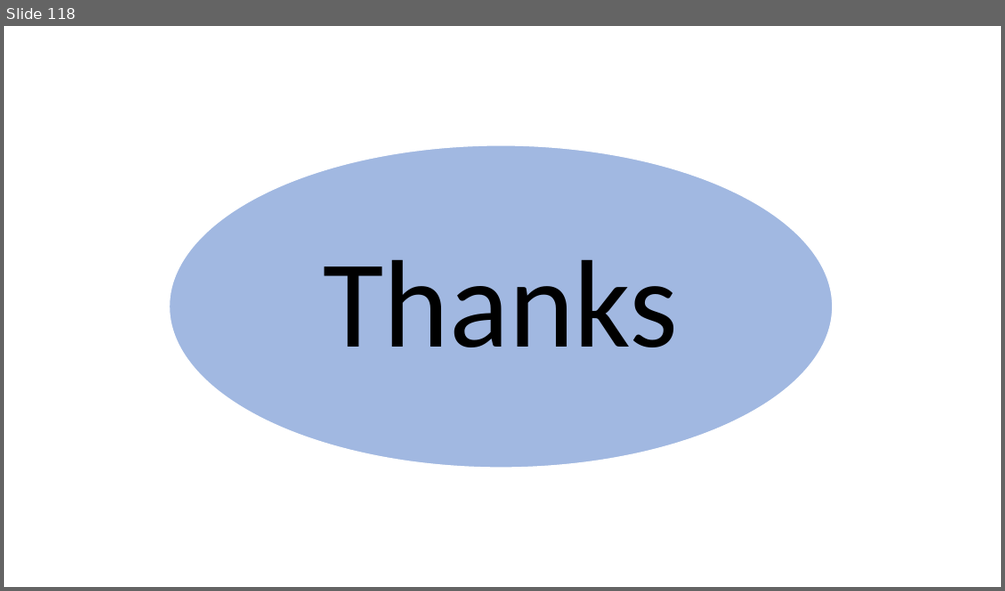
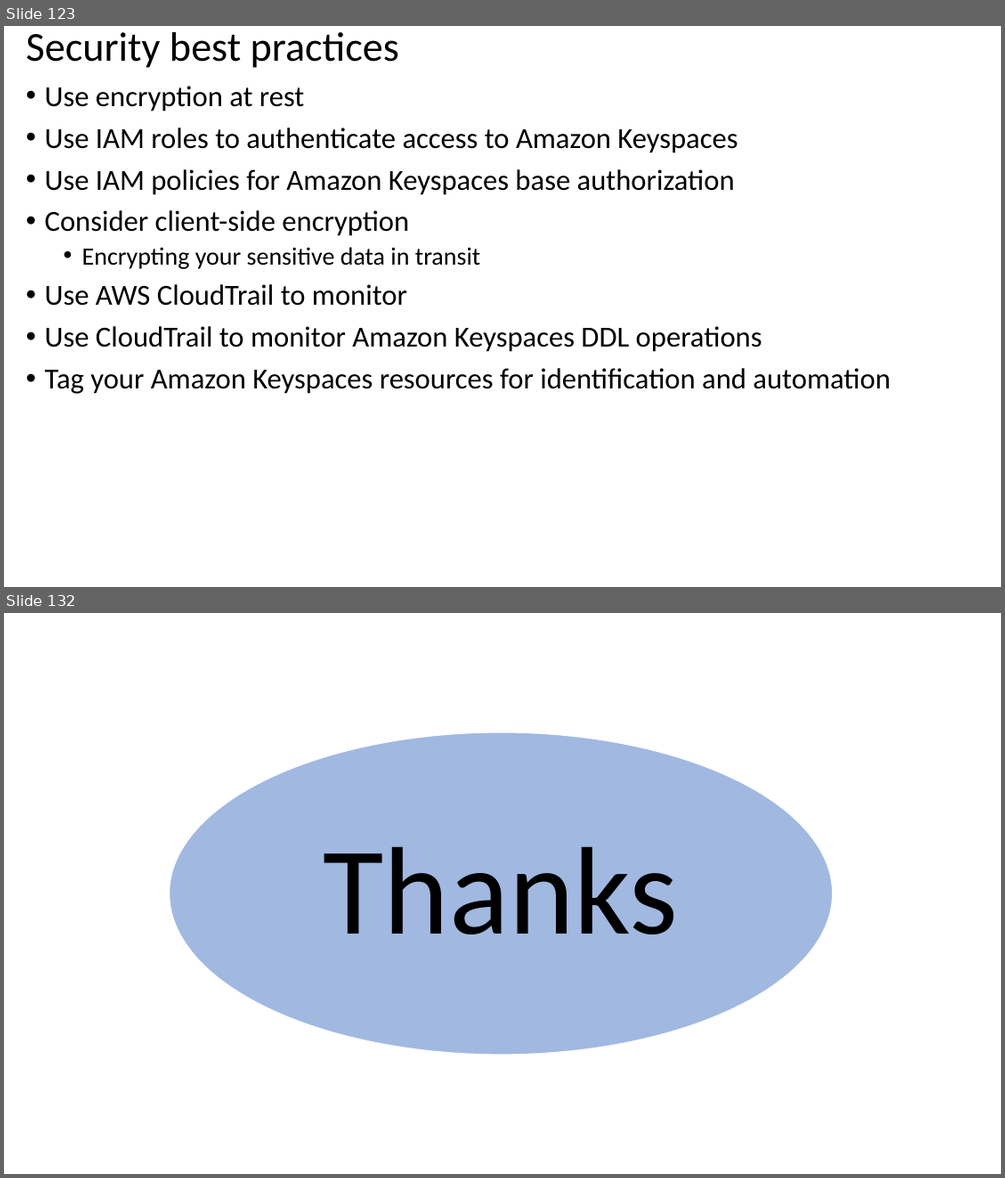
Before and after one commit to atingupta2005/nosql-databases-aws-azure-oct-23, a slide deck: PPTs/3-AWS-Keyspaces.pptx. Shown one above the other, each under a label of ours: slide 118 before the commit, slides 123 and 132 after it; the slides between them are not shown. The pictures are 1005x591 and 1005x1178 pixels, drawn with LibreOffice and Linux fonts; fonts in the diff are those of the drawing. Boxes give left, top, right and bottom in pixels: in the first picture for what was removed or moved away, otherwise in the second. Text is boxed around its words. In the diff, an @@ line names an element or a change of style, - is before the commit and + after.

```diff
--- a/PPTs/3-AWS-Keyspaces.pptx
+++ b/PPTs/3-AWS-Keyspaces.pptx
@@ slide 123 added at [4, 26, 1001, 587], background #FFFFFF @@
@@ title added at [26, 32, 399, 68], 39.6 pt, text #000000 @@
+Security best practices
@@ text added at [45, 86, 890, 394], 28 pt, text #000000 @@
+• Use encryption at rest
+• Use IAM roles to authenticate access to Amazon Keyspaces
+• Use IAM policies for Amazon Keyspaces base authorization
+• Consider client-side encryption
+  • Encrypting your sensitive data in transit
+• Use AWS CloudTrail to monitor
+• Use CloudTrail to monitor Amazon Keyspaces DDL operations
+• Tag your Amazon Keyspaces resources for identification and automation
@@ what was slide 118 is now slide 132 @@
```
Also in this commit, not shown: 42 other slides added, 29 slides removed, 26 other files.
